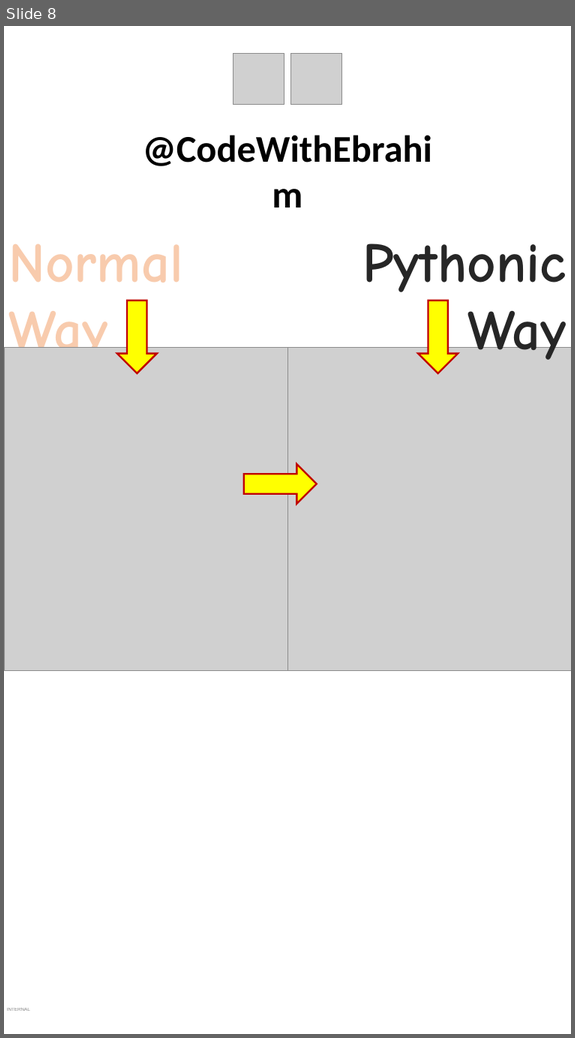
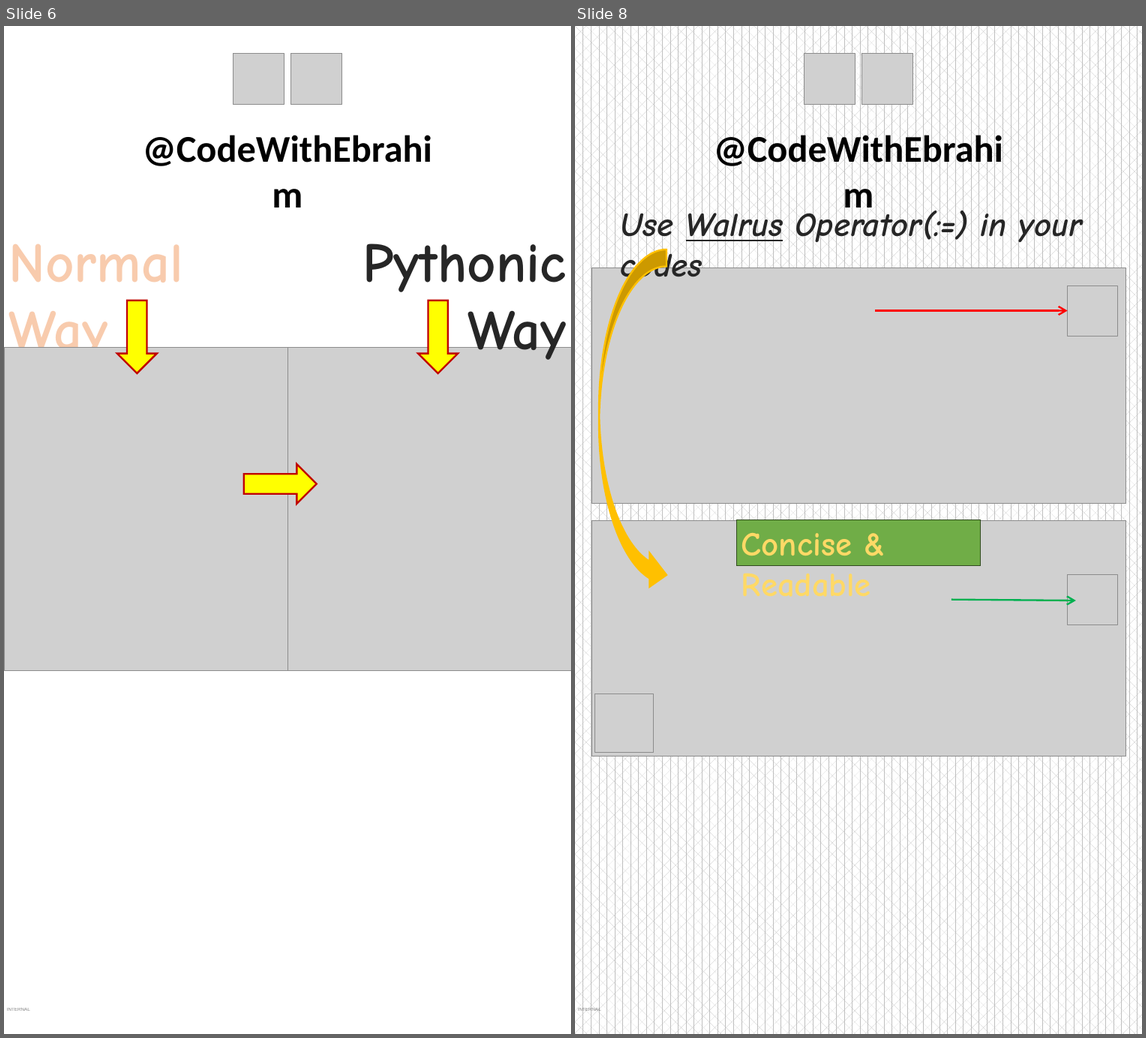
Before and after one commit to ebrahimsalehi1/python_codes, a slide deck: assets/get-ready.pptx. Shown side by side, each under a label of ours: slide 8 before the commit, slides 6 and 8 after it; the slides between them are not shown. The pictures are 575x1038 and 1146x1038 pixels, drawn with LibreOffice and Linux fonts; fonts in the diff are those of the drawing; grey boxes stand for pictures; background and template pictures are left out. Boxes give left, top, right and bottom in pixels: in the first picture for what was removed or moved away, otherwise in the second. Text is boxed around its words. In the diff, an @@ line names an element or a change of style, - is before the commit and + after.

```diff
--- a/assets/get-ready.pptx
+++ b/assets/get-ready.pptx
@@ slide 8 added at <box>575,26,1142,1034</box>, background pattern #BFBFBF on #FFFFFF; not listed: 1 template element that a slide beside it also shows @@
@@ picture added at <box>804,53,855,104</box> @@
@@ picture added at <box>861,53,913,104</box> @@
@@ text added at <box>694,122,1022,173</box>, 54 pt, text #000000, bold @@
+@CodeWithEbrahim
@@ text added at <box>621,208,1083,286</box>, 48 pt, text #262626, bold, italic @@
+Use Walrus Operator(:=) in your codes
@@ curved right arrow added at <box>599,250,667,592</box>, fill #FFC000, outline #FFC000 2.5 pt @@
@@ picture added at <box>591,268,1125,503</box> @@
@@ picture added at <box>1068,286,1118,336</box> @@
@@ arrow added from (876, 311) to (1068, 311), #FF0000 2.5 pt @@
@@ rectangle added at <box>736,520,980,566</box>, fill #70AD47, outline #314C1F 1 pt, 48 pt, text gradient #FFC000 to #FFD966 to #FFF2CC, bold @@
+Concise & Readable
@@ group added at <box>591,520,1125,756</box>: 3 pictures, 1 arrow @@
@@ what was slide 8 is now slide 6 @@
```
Also in this commit, not shown: 2 other slides added, 4 slides removed, 18 other files.
